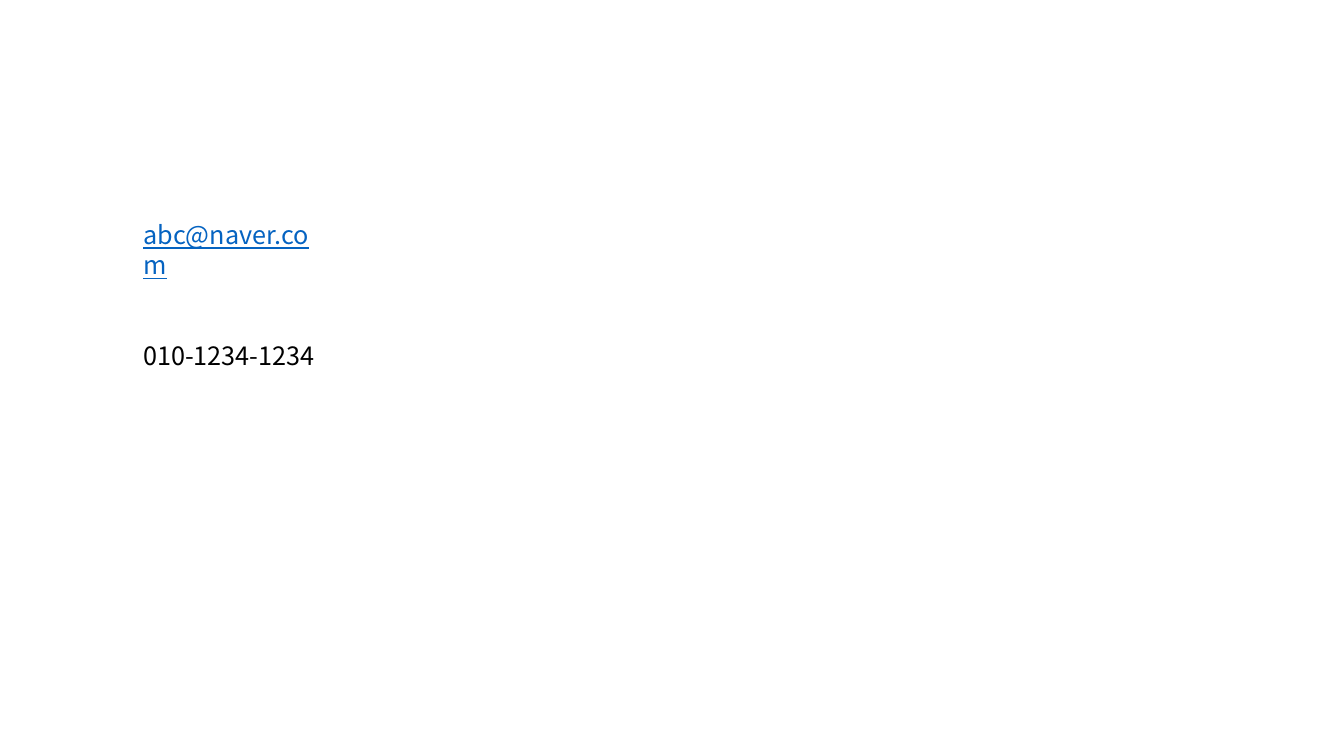
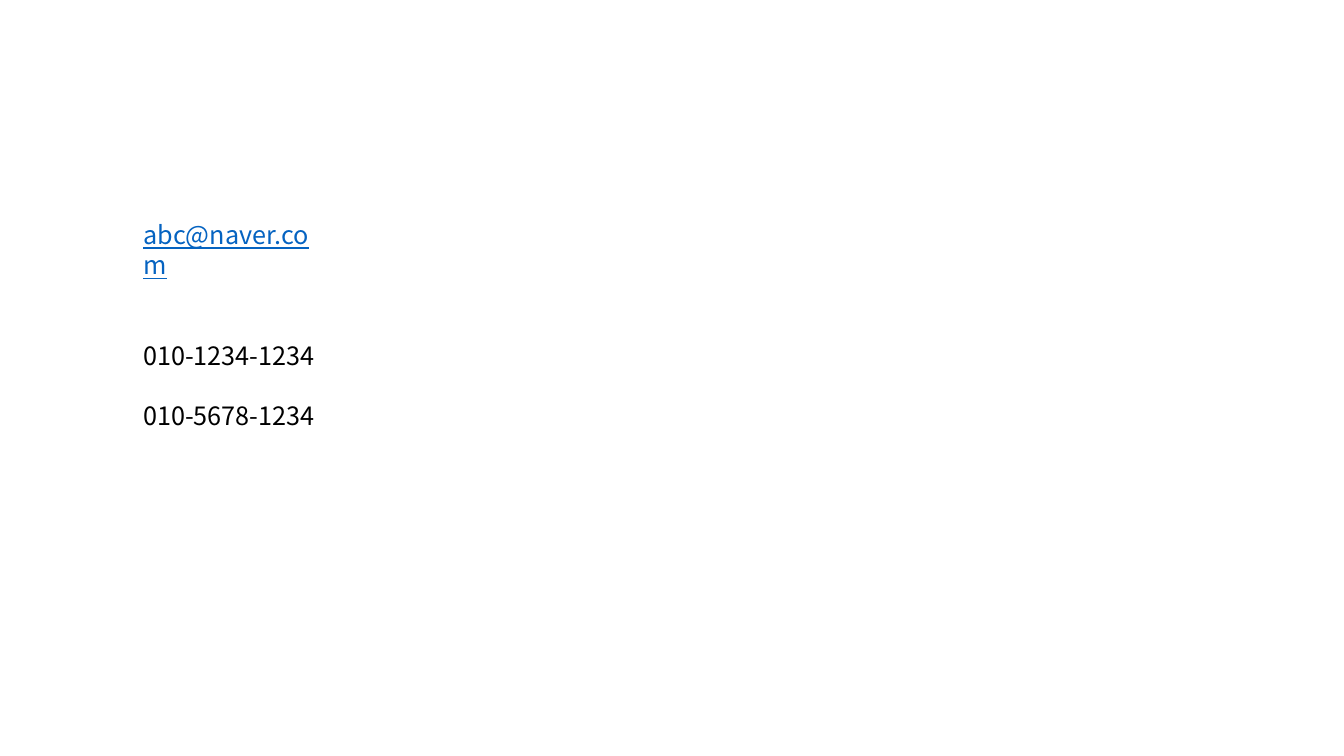
Before and after one commit to JSJeong-me/RPA-2023, a slide deck: slide 1 of pywinauto/test1.pptx. Drawn at 1344x756 pixels with LibreOffice and Linux fonts; fonts in the diff are those of the drawing. Boxes give left, top, right and bottom in pixels: in the first picture for what was removed or moved away, otherwise in the second. Text is boxed around its words. In the diff, an @@ line names an element or a change of style, - is before the commit and + after.

Commit message:
ppt file

```diff
--- a/pywinauto/test1.pptx
+++ b/pywinauto/test1.pptx
@@ text at (x1=143, y1=406, x2=314, y2=426): paragraph added @@
+010-5678-1234
```
Also in this commit, not shown: 1 slide added.
